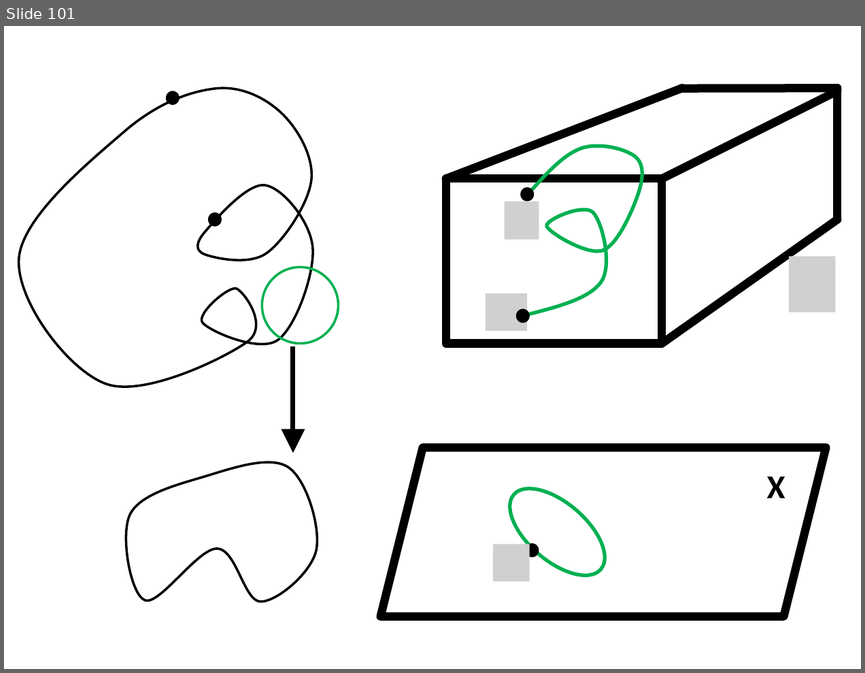
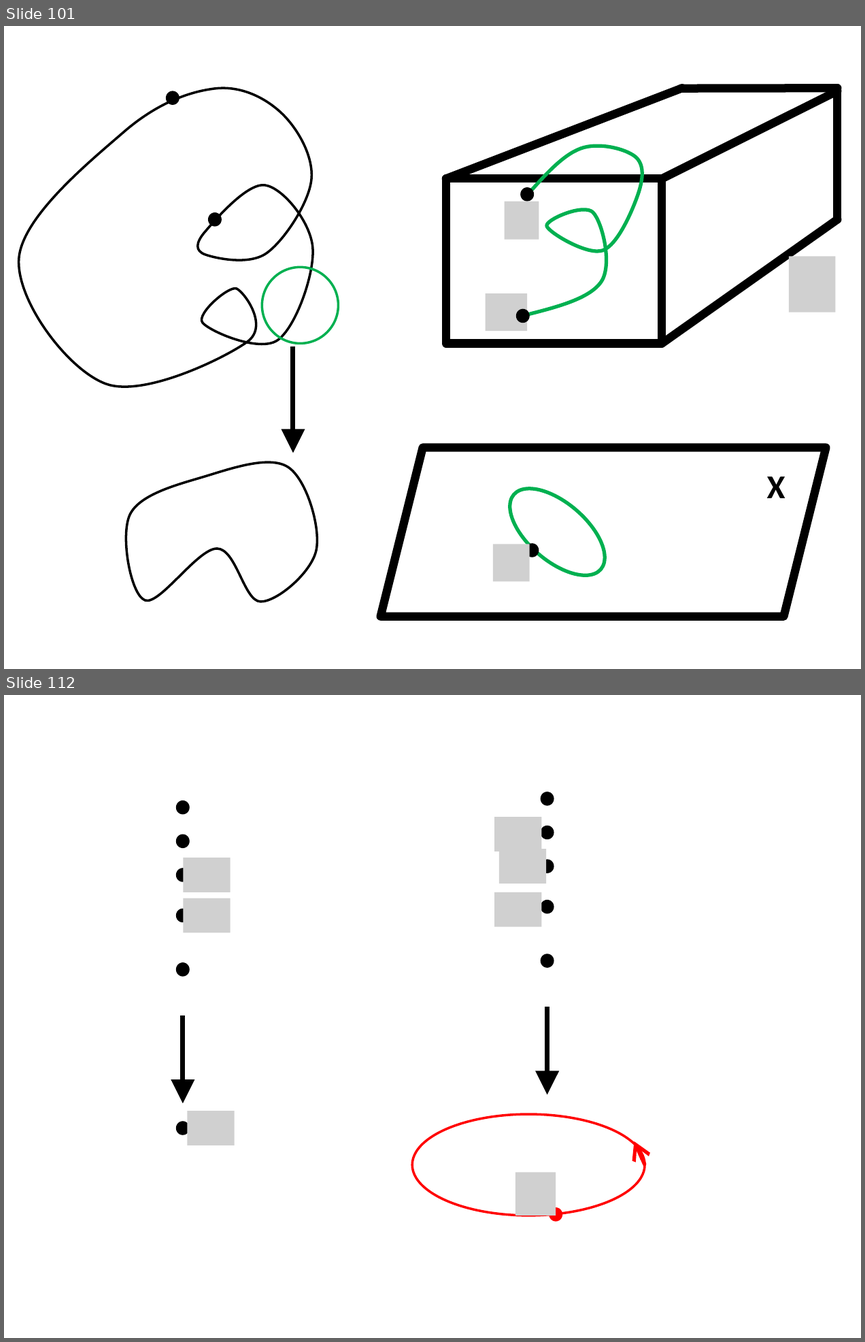
Before and after one commit to lutteropp/GeoTopo, a slide deck: images/Bilder.pptx. Shown one above the other, each under a label of ours: slide 101 before the commit, slides 101 and 112 after it; the slides between them are not shown. The pictures are 865x673 and 865x1342 pixels, drawn with LibreOffice and Linux fonts; fonts in the diff are those of the drawing; grey boxes stand for pictures. Boxes give left, top, right and bottom in pixels: in the first picture for what was removed or moved away, otherwise in the second. Text is boxed around its words. In the diff, an @@ line names an element or a change of style, - is before the commit and + after.

```diff
--- a/images/Bilder.pptx
+++ b/images/Bilder.pptx
@@ slide 112 added at (x1=4, y1=695, x2=861, y2=1338), background #FFFFFF @@
@@ ellipse added at (x1=541, y1=792, x2=554, y2=806), fill #000000 @@
@@ ellipse added at (x1=176, y1=800, x2=190, y2=814), fill #000000 @@
@@ picture added at (x1=494, y1=817, x2=541, y2=851) @@
@@ ellipse added at (x1=176, y1=834, x2=190, y2=847), fill #000000 @@
@@ ellipse added at (x1=541, y1=826, x2=554, y2=839), fill #000000 @@
@@ picture added at (x1=183, y1=858, x2=230, y2=892) @@
@@ picture added at (x1=499, y1=849, x2=547, y2=883) @@
@@ ellipse added at (x1=176, y1=868, x2=190, y2=882), fill #000000 @@
@@ ellipse added at (x1=541, y1=860, x2=554, y2=873), fill #000000 @@
@@ picture added at (x1=183, y1=898, x2=230, y2=932) @@
@@ picture added at (x1=494, y1=892, x2=541, y2=926) @@
@@ ellipse added at (x1=176, y1=909, x2=190, y2=922), fill #000000 @@
@@ ellipse added at (x1=541, y1=900, x2=554, y2=913), fill #000000 @@
@@ ellipse added at (x1=541, y1=954, x2=554, y2=968), fill #000000 @@
@@ ellipse added at (x1=176, y1=962, x2=190, y2=976), fill #000000 @@
@@ arrow added from (183, 1015) to (183, 1103), #000000 4 pt @@
@@ arrow added from (547, 1007) to (547, 1094), #000000 4 pt @@
@@ ellipse added at (x1=176, y1=1121, x2=190, y2=1134), fill #000000 @@
@@ picture added at (x1=188, y1=1110, x2=235, y2=1145) @@
@@ ellipse added at (x1=412, y1=1114, x2=644, y2=1215), outline #FF0000 2 pt @@
@@ arrow added from (645, 1164) to (634, 1141), #FF0000 3 pt @@
@@ picture added at (x1=515, y1=1172, x2=555, y2=1215) @@
@@ ellipse added at (x1=549, y1=1207, x2=563, y2=1221), fill #FF0000 @@
```
Also in this commit, not shown: 11 other slides added, 13 other files.
